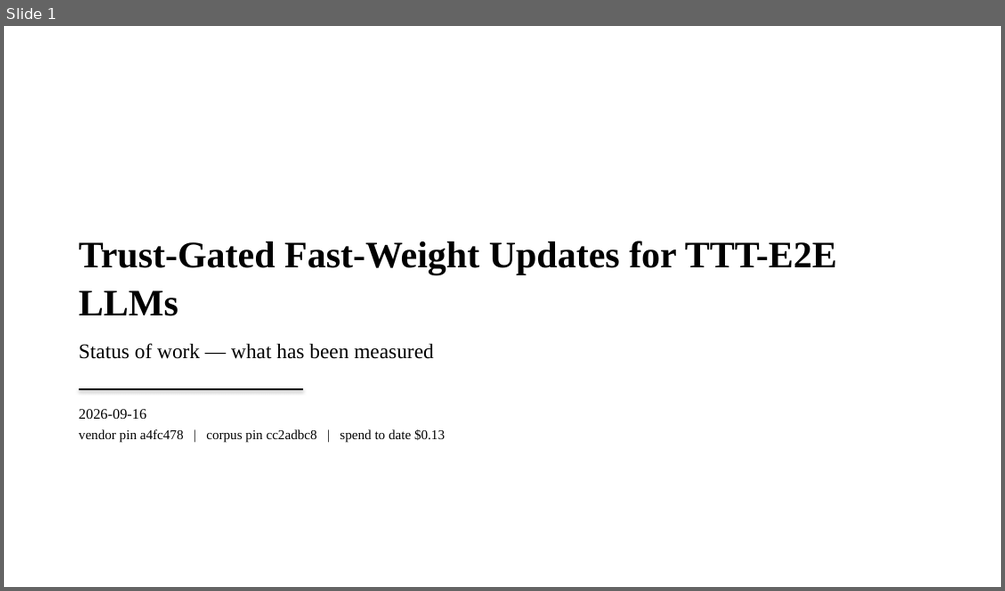
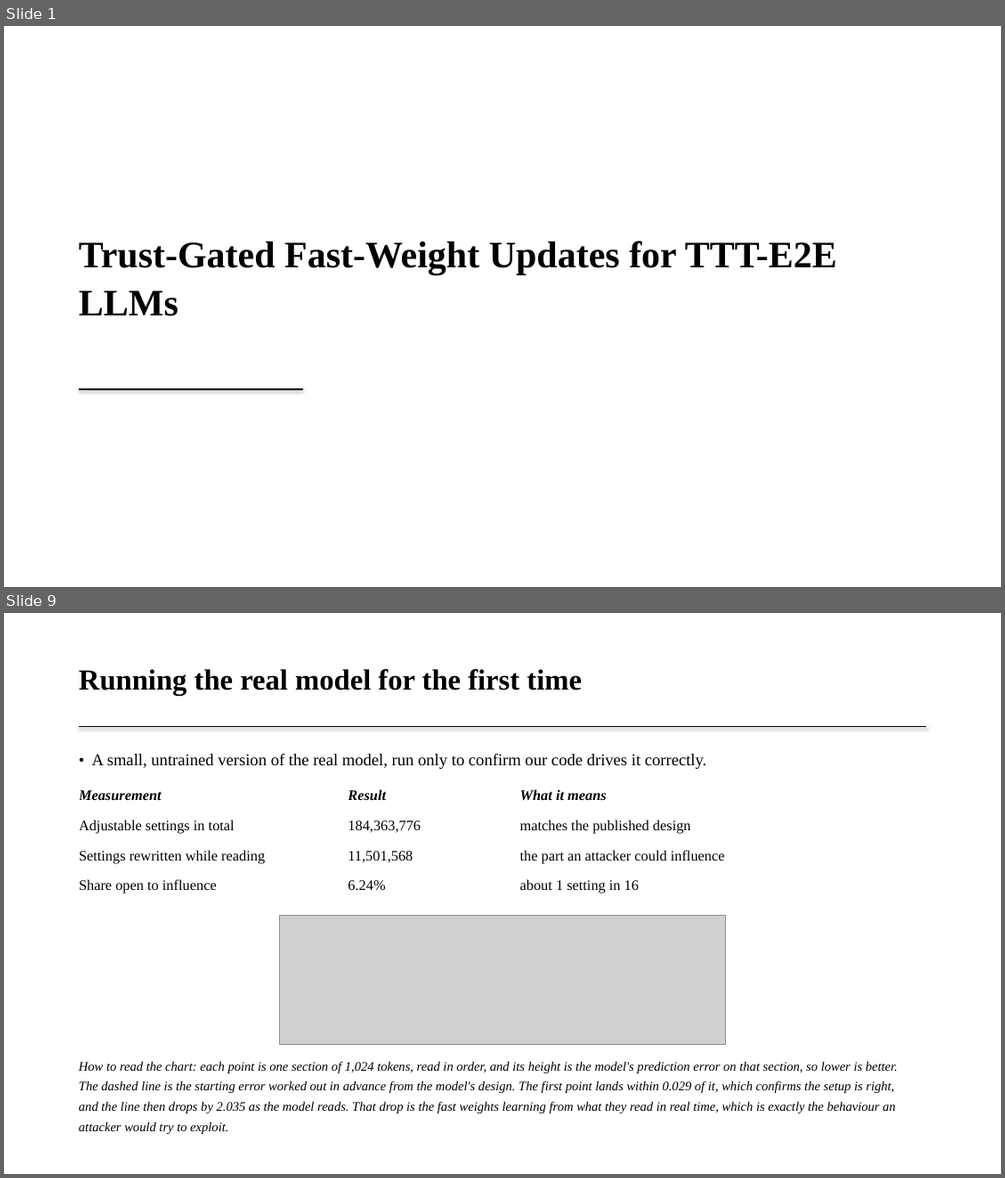
Before and after one commit to Deep-Learning-130/Trust-Gated-Fast-Weight-Updates-for-TTT-E2E-LLMs, a slide deck: docs/review/TrustGate_Results_2026-09-16.pptx. Shown one above the other, each under a label of ours: slide 1 before the commit, slides 1 and 9 after it; the slides between them are not shown. The pictures are 1005x591 and 1005x1178 pixels, drawn with LibreOffice and Linux fonts; fonts in the diff are those of the drawing; grey boxes stand for pictures. Boxes give left, top, right and bottom in pixels: in the first picture for what was removed or moved away, otherwise in the second. Text is boxed around its words. In the diff, an @@ line names an element or a change of style, - is before the commit and + after.

```diff
--- a/docs/review/TrustGate_Results_2026-09-16.pptx
+++ b/docs/review/TrustGate_Results_2026-09-16.pptx
@@ slide 9 added at [4, 613, 1001, 1174], background #FFFFFF @@
@@ text added at [79, 669, 582, 695], 28 pt, text #000000, bold @@
+Running the real model for the first time
@@ line added from (79, 727) to (926, 727), #000000 0.75 pt @@
@@ text added at [92, 754, 707, 769], 16 pt, text #000000 @@
+• A small, untrained version of the real model, run only to confirm our code drives it correctly.
@@ table added at [79, 780, 901, 900], 4 rows, 3 columns @@
+Measurement | Result | What it means
+Adjustable settings in total | 184,363,776 | matches the published design
+Settings rewritten while reading | 11,501,568 | the part an attacker could influence
+Share open to influence | 6.24% | about 1 setting in 16
@@ picture added at [280, 915, 726, 1044] @@
@@ text added at [79, 1062, 898, 1134], 12.5 pt, text #000000, italic @@
+How to read the chart: each point is one section of 1,024 tokens, read in order, and its height is the model's prediction error on that section, so lower is better. The dashed line is the starting error worked out in advance from the model's design. The first point lands within 0.029 of it, which confirms the setup is right, and the line then drops by 2.035 as the model reads. That drop is the fast weights learning from what they read in real time, which is exactly the behaviour an attacker would try to exploit.
@@ slide 1 changed as well @@
@@ text "Trust-Gated Fast-Weight Updates for TTT-E2E ..." at [79, 240, 837, 316]: less space between paragraphs @@
@@ text at [79, 343, 433, 359]: paragraph removed @@
-Status of work — what has been measured
@@ text removed at [79, 409, 445, 443] @@
-2026-09-16
-vendor pin a4fc478 | corpus pin cc2adbc8 | spend to date $0.13
```
Also in this commit, not shown: 12 other slides added, 9 slides removed, 3 other files.
